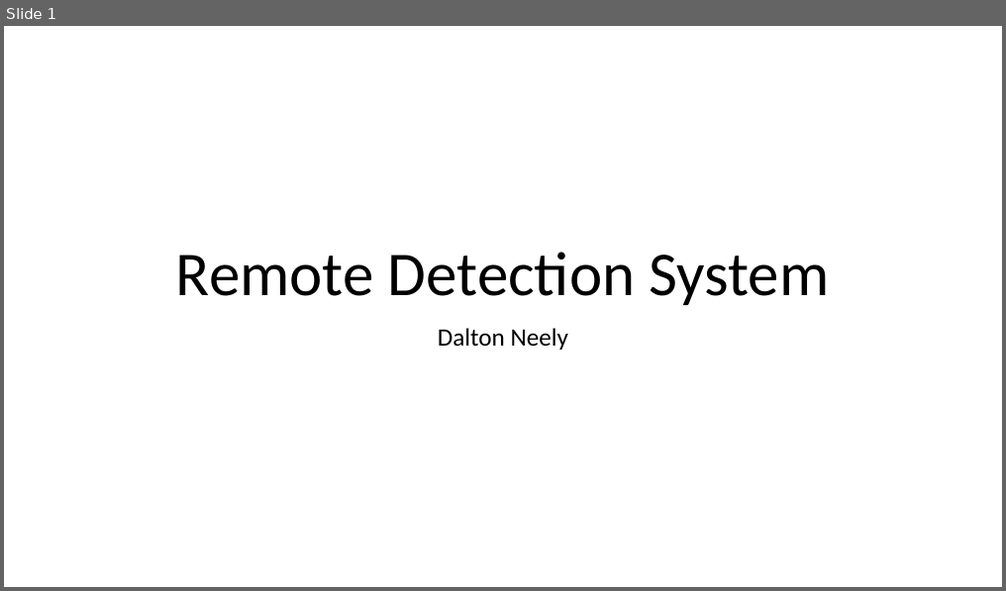
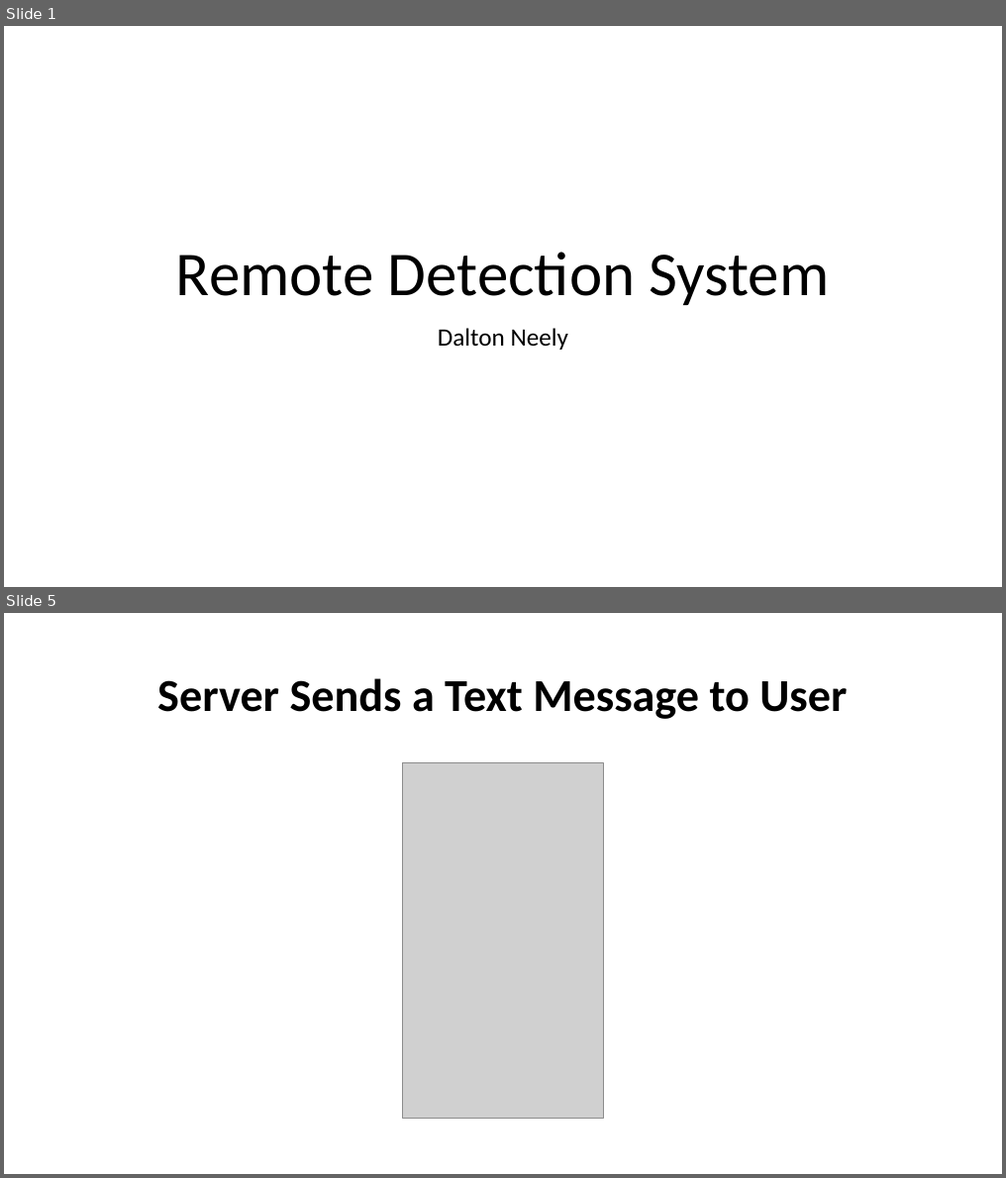
Before and after one commit to dalton-neely/NetworksFinal, a slide deck: Presentation.pptx. Shown one above the other, each under a label of ours: slide 1 before the commit, slides 1 and 5 after it; the slides between them are not shown. The pictures are 1006x591 and 1006x1178 pixels, drawn with LibreOffice and Linux fonts; fonts in the diff are those of the drawing; grey boxes stand for pictures. Boxes give left, top, right and bottom in pixels: in the first picture for what was removed or moved away, otherwise in the second. Text is boxed around its words. In the diff, an @@ line names an element or a change of style, - is before the commit and + after.

Commit message:
Added photos, Updated Presentation, Updated README

```diff
--- a/Presentation.pptx
+++ b/Presentation.pptx
@@ slide 5 added at [4,613,1002,1174], background #FFFFFF @@
@@ title added at [157,678,846,719], 44 pt, text #000000, bold @@
+Server Sends a Text Message to User
@@ picture added at [403,762,604,1119] @@
```
Also in this commit, not shown: 6 other slides added, 15 other files.
